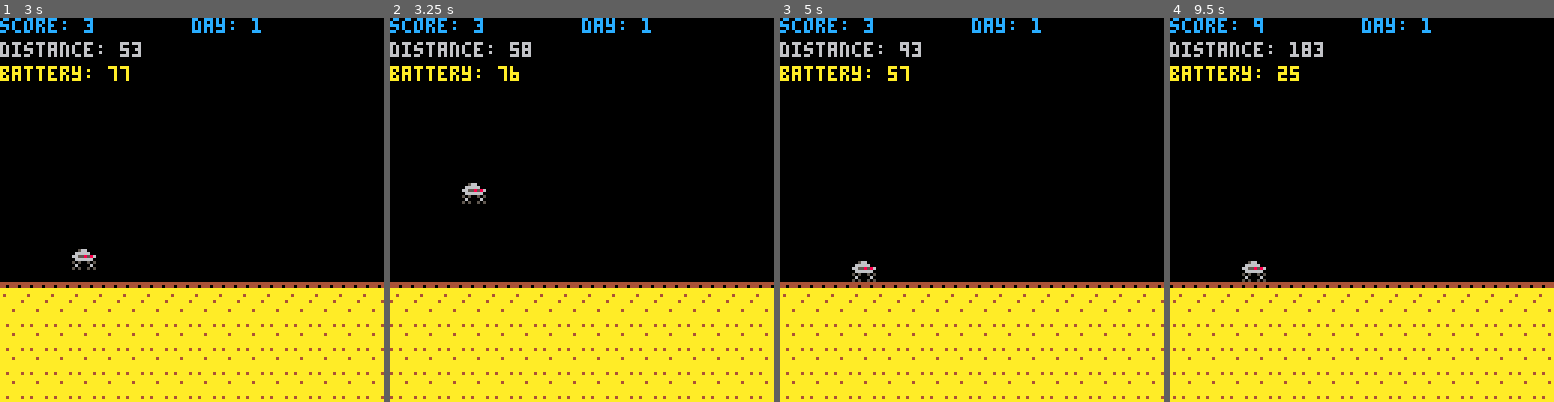
Above: before the commit, frames 1-4 (left to right).
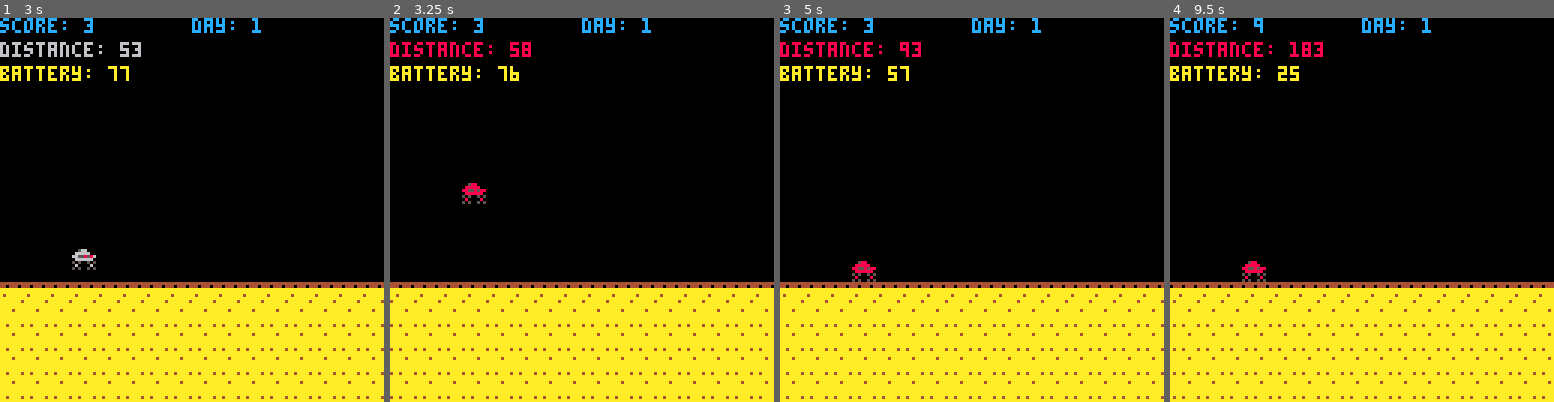
Above: after the commit, the same moments.

Repository: kitasuna/pico8-runner
Game: PICO-8 cartridge scroll.p8
Same seed, same stepped clock (60 frames per second), same inputs: the game is played once before the commit and once after it.
Inputs:
- Up to frame 1 (3 s): tap X (X key) at 0.33, 1.07, 1.85, 2.97 s; tap O (Z key) at 0.7, 1.7, 2.1, 2.5, 2.9 s; hold Right 1.6-2.1 s; hold Up 2.15-2.42 s; hold Right from 2.47 s (still down)
- Up to frame 2 (3.25 s): release Right at 3.03 s; hold Left from 3.08 s (still down)
- Up to frame 3 (5 s): tap O (Z key) every 0.4 s from 3.3 to 4.9 s; release Left at 3.58 s; hold Down 3.63-3.97 s; hold Right 4.02-4.68 s; tap X (X key) at 4.08 s; hold Up from 4.73 s (still down)
- Up to frame 4 (9.5 s): release Up at 5.03 s; hold Left 5.08-5.68 s; tap X (X key) every 1.12 s from 5.2 to 8.55 s; tap O (Z key) every 0.4 s from 5.3 to 9.3 s; hold Down 5.73-6.03 s; hold Right 6.08-6.58 s; hold Right 6.63-7.13 s; hold Up 7.18-7.45 s; hold Right 7.5-8.07 s; hold Left 8.12-8.62 s; hold Down 8.67-9 s; hold Right from 9.05 s (still down)

Frame 1 is identical in both runs. In frame 2, 0.7% of the frame differs, in the area x 0-37%, y 6-48%; in frame 3, 0.7%; in frame 4, 0.8%, in the area x 0-40%, y 6-68%.

Commit message:
Add player hitflash Update sfx

Diff:
--- a/player.lua
+++ b/player.lua
@@ -10,7 +10,8 @@
   vel_x = 0,
   vel_y = 0,
   score = 0,
-  base_sprite = 5
+  base_sprite = 5,
+  damage_frames = 0
 }
 fastfall = {
   name = 'fastfall',
@@ -111,6 +112,7 @@
       end
       if(v.payload.sprite.type == 'comet') then
         player.battery -= DAMAGE_PER_COMET
+        player.damage_frames = 30
         sfx(2)
       end
     end
--- a/scroll.p8
+++ b/scroll.p8
@@ -266,8 +266,18 @@
     end
   end
 
-  -- TODO: Also make this an event?
+  -- TODO: Also make these an event?
   player.y += player.vel_y
+  if player.damage_frames > 0 and player.damage_frames % 2 == 0 then
+    player.damage_frames -= 1
+    pal(6, 8)
+  elseif player.damage_frames > 0 then
+    player.damage_frames -= 1
+    pal()
+  else
+    pal()
+  end
+
 
   -- Process events
   god_does_things()
Not shown, changed: the sound effects (__sfx__) section of scroll.p8
